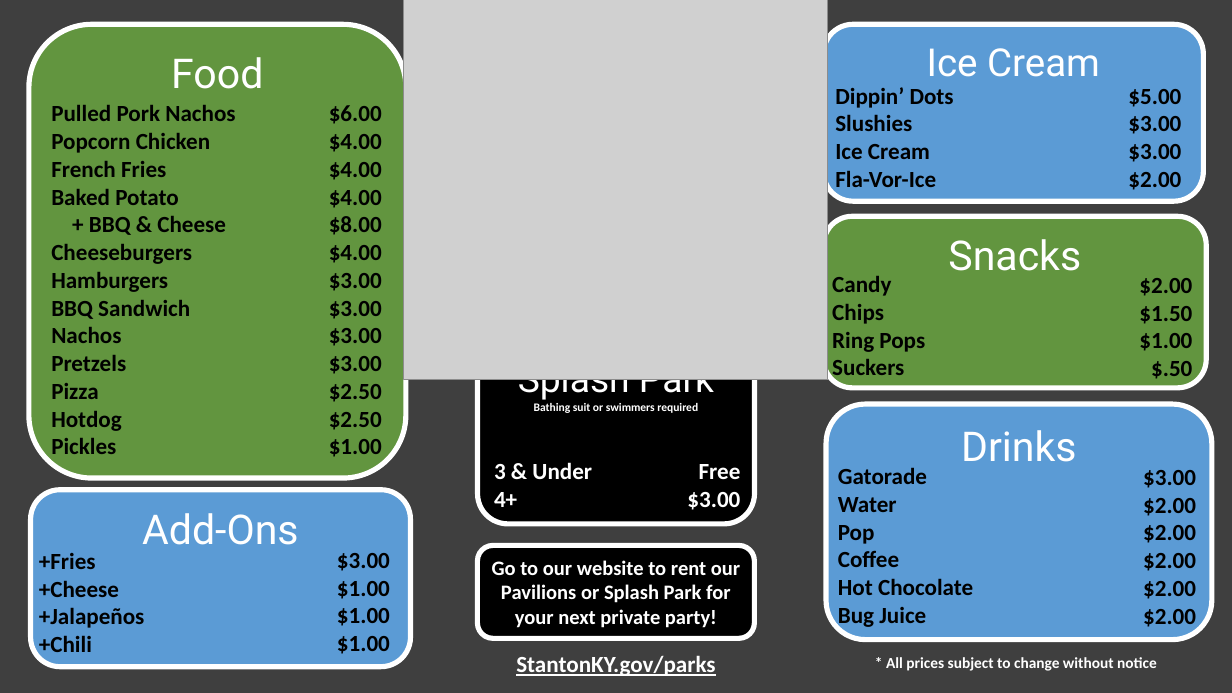
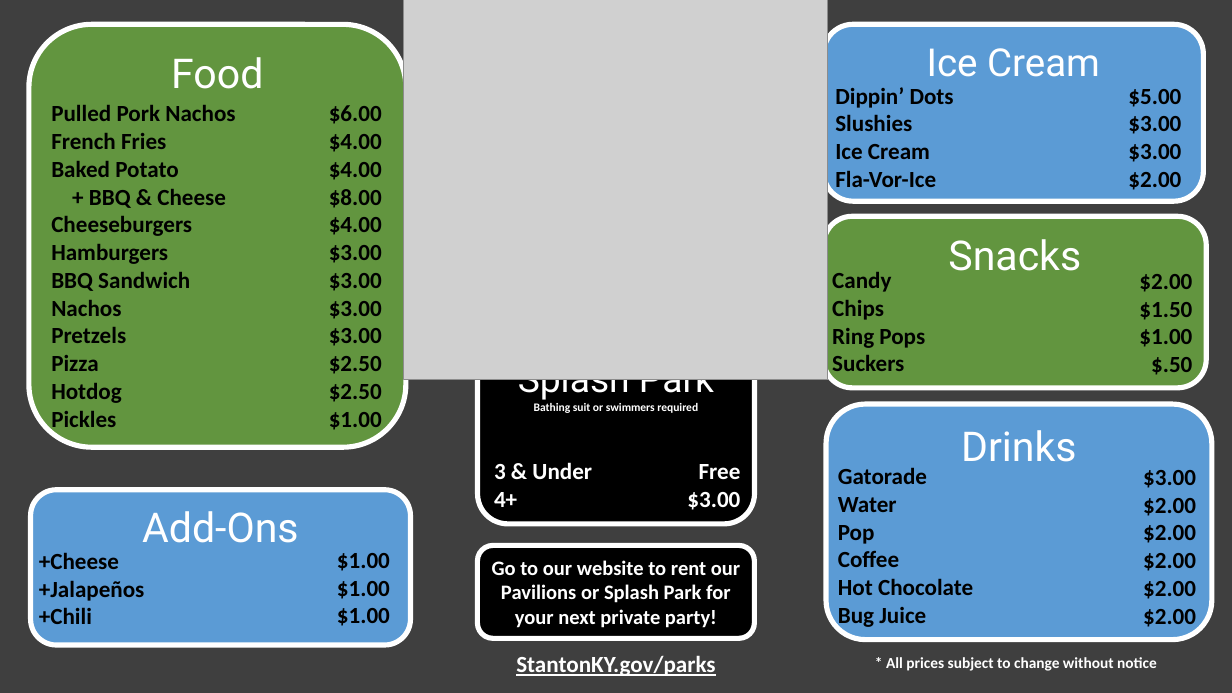
Before and after one commit to CityOfStanton/Kiosk-Client-Content, a slide deck: slide 1 of Assets/Menu/TournamentMenu/TournamentMenu.pptx. Drawn at 1232x693 pixels with LibreOffice and Linux fonts; fonts in the diff are those of the drawing; grey boxes stand for pictures. Boxes give left, top, right and bottom in pixels: in the first picture for what was removed or moved away, otherwise in the second. Text is boxed around its words. In the diff, an @@ line names an element or a change of style, - is before the commit and + after.

```diff
--- a/Assets/Menu/TournamentMenu/TournamentMenu.pptx
+++ b/Assets/Menu/TournamentMenu/TournamentMenu.pptx
@@ rounded rectangle "Food" resized from (x1=29, y1=24, x2=406, y2=478) to (x1=29, y1=24, x2=406, y2=447) @@
@@ text at (x1=51, y1=133, x2=210, y2=153): paragraph removed @@
-Popcorn Chicken
@@ text "Candy" moved from (x1=832, y1=276, x2=925, y2=382) to (x1=832, y1=272, x2=925, y2=378) @@
@@ text "$2.00" rewrapped from (x1=1139, y1=278, x2=1192, y2=383) to (x1=1139, y1=274, x2=1192, y2=375) @@
@@ rounded rectangle "Add-Ons" resized from (x1=31, y1=490, x2=411, y2=667) to (x1=31, y1=490, x2=411, y2=645) @@
@@ text at (x1=39, y1=553, x2=96, y2=569): paragraph removed @@
-+Fries
@@ text at (x1=337, y1=553, x2=390, y2=571): paragraph removed @@
-$3.00
```
Also in this commit, not shown: 9 other files.
